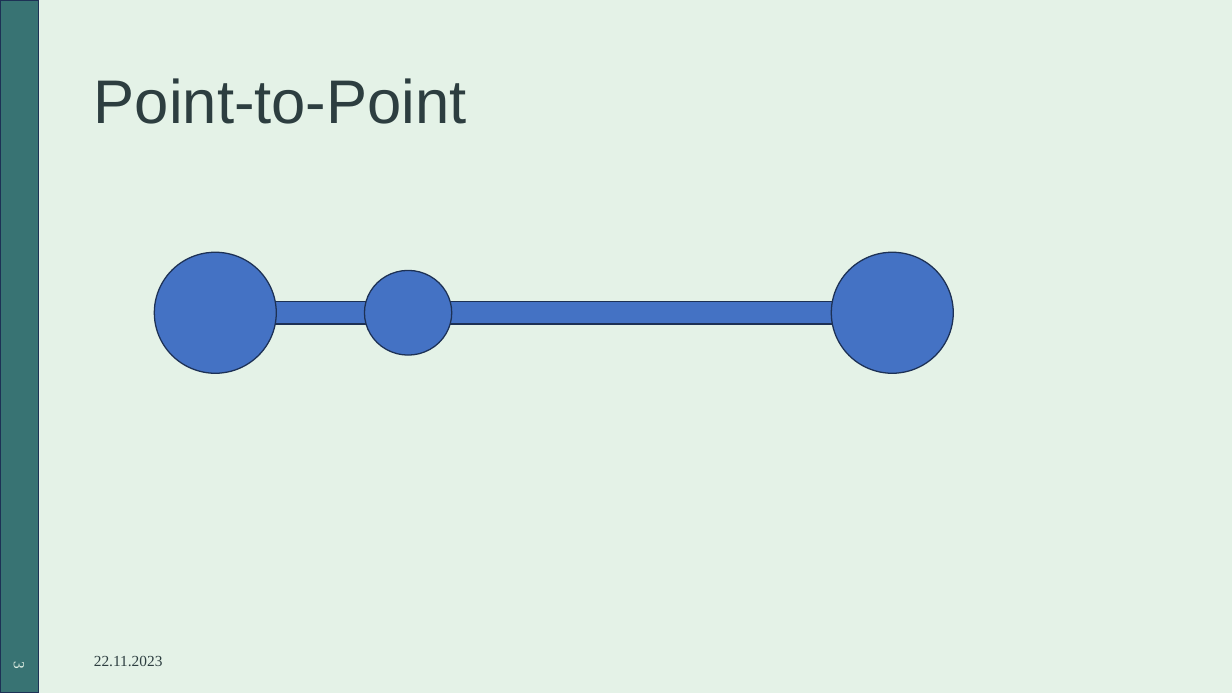
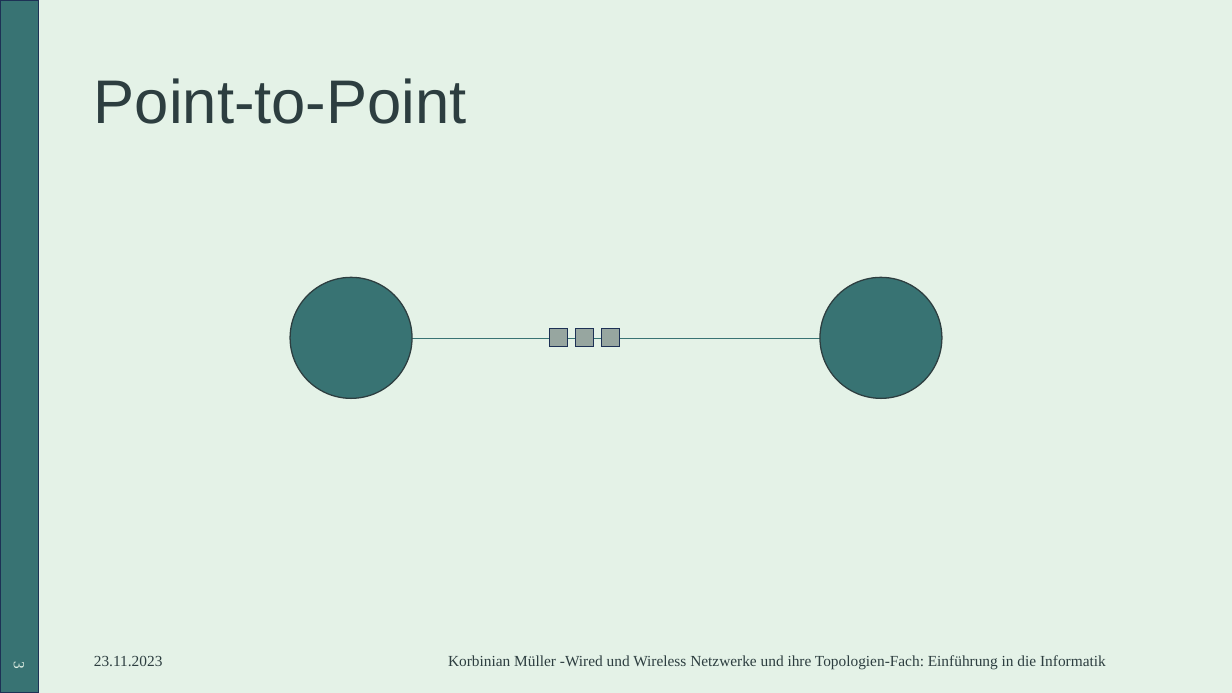
Before and after one commit to SpaRaw/IU_Unterlagen, a slide deck: slide 3 of 1_Semester/Einführung_in_die_Informatik(DSEI)/IU_Präsentation_DSEI.pptx. Drawn at 1232x693 pixels with LibreOffice and Linux fonts; fonts in the diff are those of the drawing. Boxes give left, top, right and bottom in pixels: in the first picture for what was removed or moved away, otherwise in the second. Text is boxed around its words. In the diff, an @@ line names an element or a change of style, - is before the commit and + after.

```diff
--- a/1_Semester/Einführung_in_die_Informatik(DSEI)/IU_Präsentation_DSEI.pptx
+++ b/1_Semester/Einführung_in_die_Informatik(DSEI)/IU_Präsentation_DSEI.pptx
@@ ellipse removed at <box>154,252,276,373</box> @@
@@ ellipse at <box>290,277,412,398</box>: fill #4472C4 to #387373; outline #1E3256 1 pt to #2D3E40 1 pt @@
@@ ellipse: place and size @@
-ellipse at <box>364,271,451,356</box>
+ellipse at <box>290,277,412,398</box>
@@ ellipse: place and size @@
-ellipse at <box>832,252,954,373</box>
+ellipse at <box>820,277,942,398</box>
@@ ellipse at <box>820,277,942,398</box>: fill #4472C4 to #387373; outline #1E3256 1 pt to #2D3E40 1 pt @@
@@ rectangle removed at <box>235,301,893,323</box> @@
@@ rectangle added at <box>550,328,568,347</box>, fill #97A6A0, outline #1E3256 1 pt @@
@@ rectangle added at <box>576,328,594,347</box>, fill #97A6A0, outline #1E3256 1 pt @@
@@ rectangle added at <box>602,328,620,347</box>, fill #97A6A0, outline #1E3256 1 pt @@
@@ line added from (412, 338) to (820, 338), #387373 0.5 pt @@
@@ text at <box>94,656,163,666</box>: text changed @@
-22.11.2023
+23.11.2023
@@ text added at <box>448,655,1106,670</box>, 12 pt, text #2D3E40 @@
+Korbinian Müller -Wired und Wireless Netzwerke und ihre Topologien-Fach: Einführung in die Informatik
```
Also in this commit, not shown: 1 other slide changed, 12 slides added, 5 other files.
